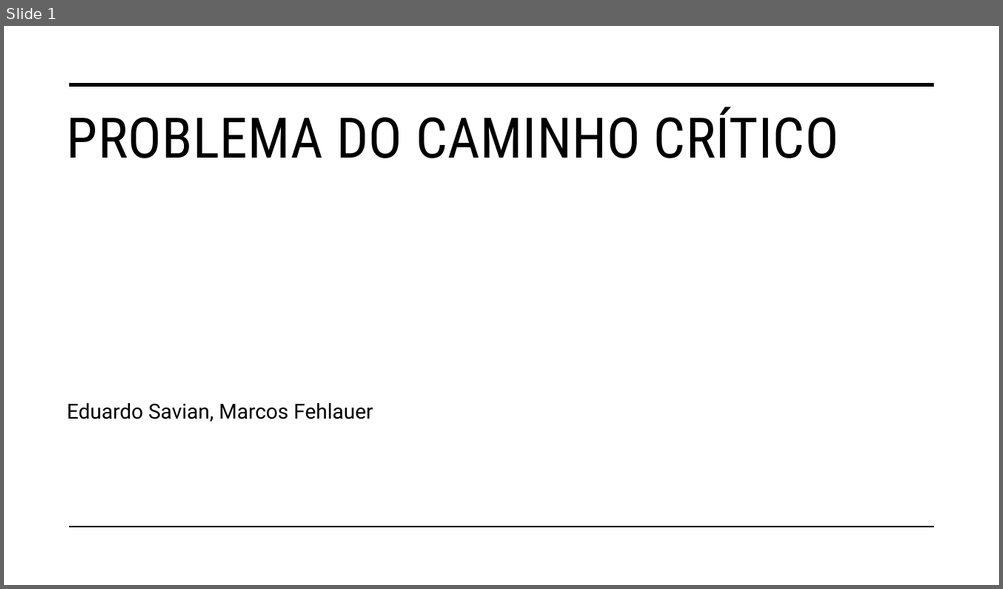
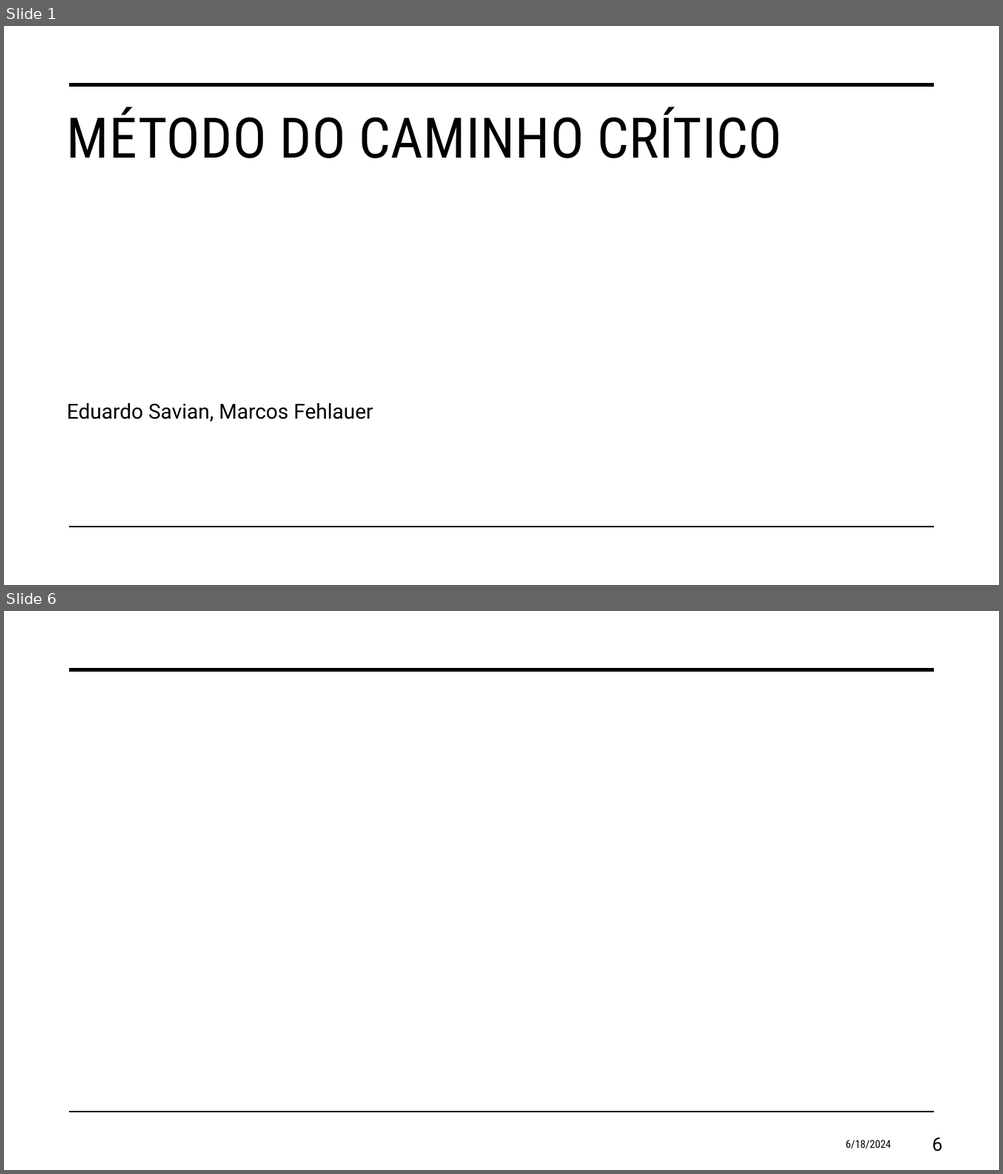
Before and after one commit to eduardosavian/critical-path, a slide deck: Presentation.pptx. Shown one above the other, each under a label of ours: slide 1 before the commit, slides 1 and 6 after it; the slides between them are not shown. The pictures are 1003x589 and 1003x1174 pixels, drawn with LibreOffice and Linux fonts; fonts in the diff are those of the drawing. Boxes give left, top, right and bottom in pixels: in the first picture for what was removed or moved away, otherwise in the second. Text is boxed around its words. In the diff, an @@ line names an element or a change of style, - is before the commit and + after.

```diff
--- a/Presentation.pptx
+++ b/Presentation.pptx
@@ slide 6 added at (x1=4, y1=611, x2=999, y2=1170), background #FFFFFF; not listed: 2 template elements that a slide beside it also shows @@
@@ text added at (x1=845, y1=1140, x2=891, y2=1149), 10.5 pt, text #000000 @@
+6/18/2024
@@ page number added at (x1=932, y1=1138, x2=942, y2=1152), 18 pt, text #000000 @@
+6
@@ slide 1 changed as well @@
@@ title at (x1=67, y1=107, x2=782, y2=158): text changed @@
-PROBLEMA DO CAMINHO CRÍTICO
+MÉTODO DO CAMINHO CRÍTICO
```
Also in this commit, not shown: 5 other slides changed, 2 other slides added, 2 other files.
